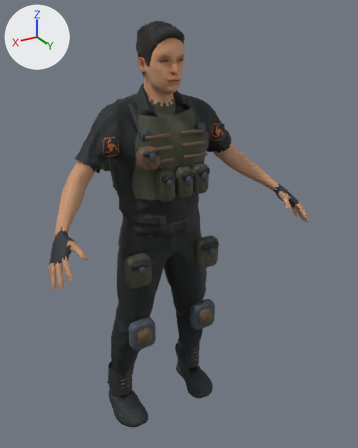
The FBX model Assets/Resources/ProductionArt/Max.fbx, before and after one commit.
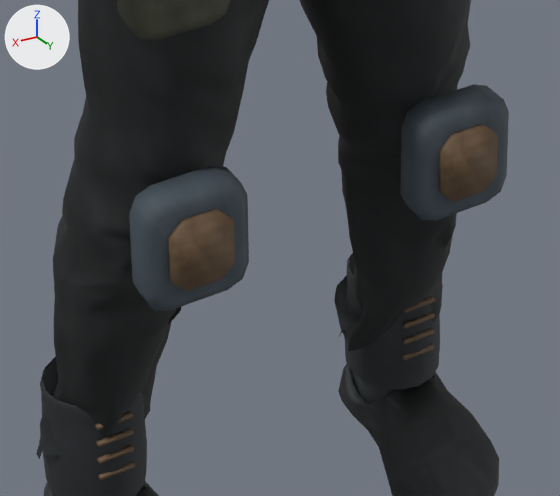
Old and new are each drawn whole from a 50 mm lens placed at (1.039, 1.961, 1.995), pointed at (-0.084, 0.089, 1.059) and again close up on the part from 28% to 63% of the width and 62% to 88% of the height. The lights are fixed; the arrows at upper left show +X, +Y and +Z. The first two pictures are the older version. Objects named as collision shapes, trigger or cutter boxes, shadow casters or lower levels of detail are left out. Vertices at exactly the same position are counted once.

In view in the first close-up: 'Max_LOD0'.
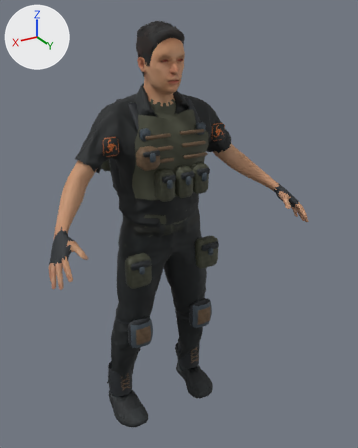
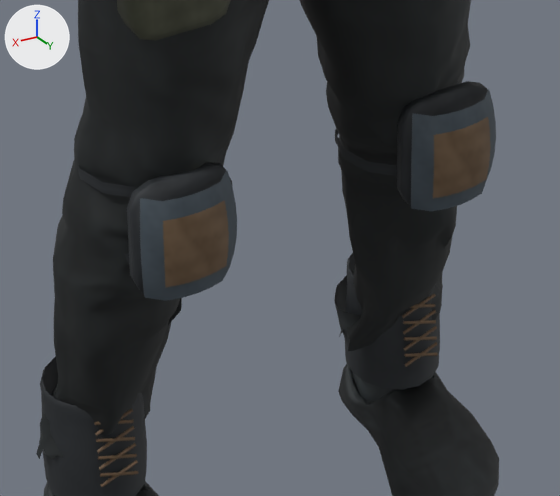
Pixel boxes [x1, y1, x2, y2] of what changed, in the close-ups (560 x 496 px; the box of a moved part takes in the faces that stretch with it):
```json
{"object": "Max_LOD0", "change": "reshaped", "before": [36, 0, 509, 496], "after": [36, 0, 499, 496]}
{"part": 1, "of": "me_max_skin", "change": "deleted", "before": [402, 312, 435, 329]}
{"part": 2, "of": "me_max_skin", "change": "deleted", "before": [96, 428, 134, 447]}
{"part": 3, "of": "me_max_skin", "change": "moved or reshaped", "before": [95, 84, 509, 480], "after": [78, 71, 496, 487]}
{"part": 4, "of": "me_max_skin", "change": "surface changed", "before": [168, 208, 233, 242], "after": [127, 81, 486, 291]}
```

The change, as JSON lines over the scene's bpy script:
```json
{"block": "me_max_skin", "where": "# used by ob_max_lod0; location = (0.0, 0.0, 0.0)"}
{"op": "remove", "block": "me_max_skin", "code": "me_max_skin.from_pydata(...)  # 15336 vertices, 17207 faces; spans x -0.63..0.63, y -0.28..0.44, z 0.01..1.96"}
{"op": "add", "block": "me_max_skin", "code": "me_max_skin.from_pydata(...)  # 15482 vertices, 17259 faces; spans x -0.63..0.63, y -0.28..0.44, z 0.01..1.96"}
{"block": "me_max_skin", "change": "me_max_skin part 1: the loose piece of 16 vertices spanning x -0.24..-0.19, y 0.04, z 0.22 is deleted"}
{"block": "me_max_skin", "change": "me_max_skin part 2: the loose piece of 16 vertices spanning x 0.19..0.24, y 0.04, z 0.22 is deleted"}
{"block": "me_max_skin", "change": "me_max_skin part 3: 68 vertices moved from x -0.24..0.24, y 0.04..0.2, z 0.17..0.63 to x -0.24..0.25, y -0.02..0.16, z 0.19..0.64; 126 vertices removed from x -0.24..0.24, y 0.04..0.21, z 0.17..0.64; 304 vertices added at x -0.25..0.25, y -0.02..0.2, z 0.16..0.64"}
{"block": "me_max_skin", "change": "me_max_skin part 4: 16 kept faces spanning x -0.23..0.23, y 0.14..0.17, z 0.5..0.64 get new texture (UV) coordinates"}
```
